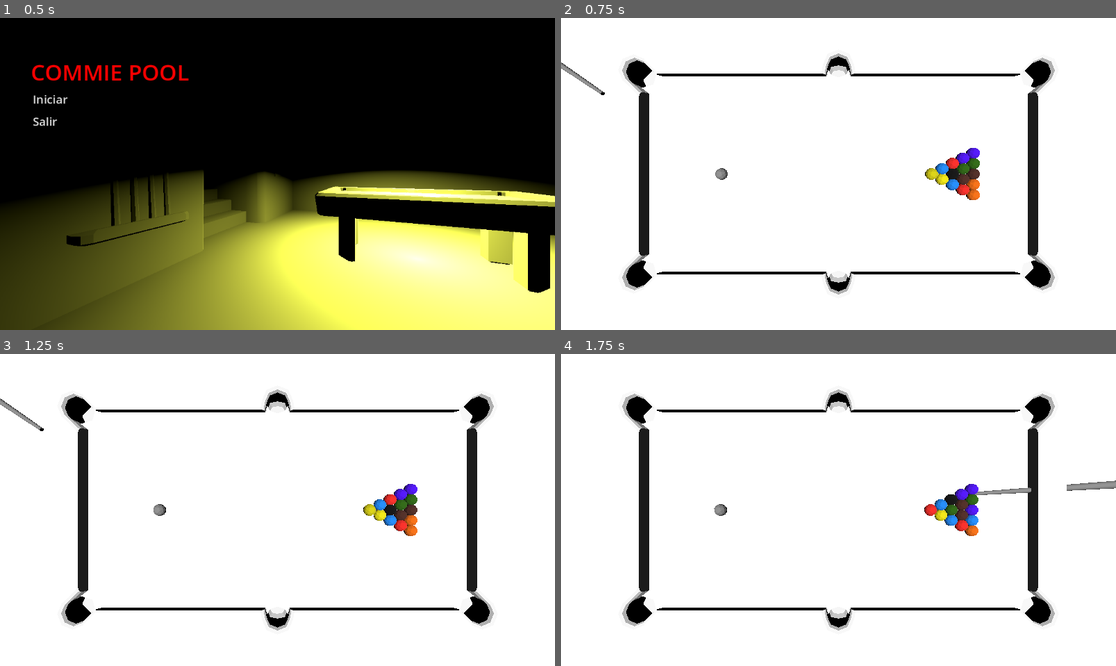
Above: before the commit, frames 1-4 (two rows, left to right).
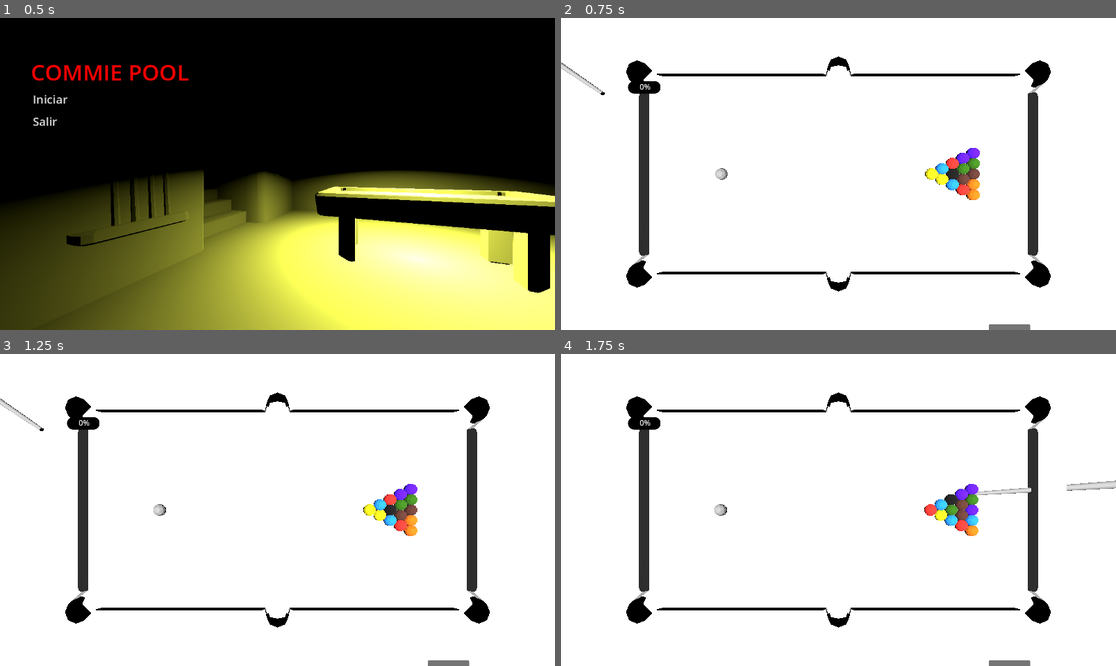
Above: after the commit, the same moments.

Repository: Corcho4433/commiepool-sourcecode
Game: Godot game, scene res://escenes/mainmenu.tscn
The game is run twice, just before and just after one commit, with the same random seed, the same clock (stepped at 60 frames per second) and the same inputs.
Inputs (mouse positions are in pixels of both pictures, inside the frame that each line leads up to):
- Up to frame 1 (0.5 s): no input
- Up to frame 2 (0.75 s): click "Iniciar" at 0.5 s
- Up to frame 3 (1.25 s): no input
- Up to frame 4 (1.75 s): tap Enter at 1.25 s; move the mouse to (960, 494) at 1.27 s; tap C (ChangeBall) at 1.35 s; click (960, 494) at 1.42 s

Frame 1 is identical in both runs. In frame 2, 2.0% of the frame differs, in the area x 0-89%, y 11-100%; in frame 3, 2.0%; in frame 4, 2.2%, in the area x 11-100%, y 11-100%.

Commit message:
script camara

Diff:
--- a/escenes/GameEscene.tscn
+++ b/escenes/GameEscene.tscn
@@ -1,10 +1,12 @@
-[gd_scene load_steps=10 format=3 uid="uid://jmqom6qsejyo"]
+[gd_scene load_steps=12 format=3 uid="uid://jmqom6qsejyo"]
 
 [ext_resource type="Script" path="res://scripts/main.gd" id="1_1s41a"]
 [ext_resource type="PackedScene" uid="uid://tkhkinj6x1va" path="res://escenes/objects/pool_table.tscn" id="3_8ne0i"]
 [ext_resource type="Script" path="res://scripts/ballArray.gd" id="4_7f1v5"]
+[ext_resource type="Script" path="res://scripts/camarajuego.gd" id="4_kc3wv"]
 [ext_resource type="PackedScene" uid="uid://sp1w1csj6psn" path="res://escenes/objects/ball.tscn" id="4_lnexn"]
 [ext_resource type="Script" path="res://scripts/CueComponent.gd" id="5_e2yek"]
+[ext_resource type="Script" path="res://scripts/Button.gd" id="7_w7fbr"]
 
 [sub_resource type="HeightMapShape3D" id="HeightMapShape3D_gydyj"]
 map_width = 16
@@ -74,6 +76,7 @@
 [node name="Camera3D" type="Camera3D" parent="."]
 transform = Transform3D(-4.37114e-08, -1, -4.37114e-08, 0, -4.37114e-08, 1, -1, 4.37114e-08, 1.91069e-15, 0, 0.846551, 0)
 current = true
+script = ExtResource("4_kc3wv")
 
 [node name="DirectionalLight3D" type="DirectionalLight3D" parent="."]
 transform = Transform3D(1, 0, 0, 0, 1.19249e-08, 1, 0, -1, 1.19249e-08, 0, 4.98076, 0)
@@ -85,7 +88,6 @@
 script = ExtResource("5_e2yek")
 
 [node name="RichTextLabel" type="RichTextLabel" parent="CueComponent"]
-visible = false
 offset_left = 139.0
 offset_top = 131.0
 offset_right = 207.0
@@ -100,6 +102,16 @@
 transform = Transform3D(-4.37114e-08, -1, 0, -4.37114e-08, 1.91069e-15, -1, 1, -4.37114e-08, -4.37114e-08, 0, 0, 0)
 mesh = SubResource("CylinderMesh_eik7x")
 
+[node name="tienda" type="Button" parent="."]
+offset_left = 888.0
+offset_top = 636.0
+offset_right = 949.0
+offset_bottom = 667.0
+theme_override_font_sizes/font_size = 24
+text = "Tienda"
+script = ExtResource("7_w7fbr")
+
 [connection signal="body_entered" from="PoolTable/HoleCollision" to="BallArrayComponent" method="_on_area_3d_body_entered"]
 [connection signal="input_event" from="PoolTable/CueBall" to="CueComponent" method="_on_cue_ball_input_event"]
 [connection signal="body_entered" from="PoolTable/HoleCollision2" to="BallArrayComponent" method="_on_hole_collision_2_body_entered"]
+[connection signal="pressed" from="tienda" to="Camera3D" method="_on_button_pressed"]
--- a/escenes/objects/pool_table.tscn
+++ b/escenes/objects/pool_table.tscn
@@ -1,6 +1,7 @@
-[gd_scene load_steps=9 format=3 uid="uid://tkhkinj6x1va"]
+[gd_scene load_steps=10 format=3 uid="uid://tkhkinj6x1va"]
 
 [ext_resource type="PackedScene" uid="uid://da5ypfexu2h6g" path="res://resources/meshes/habitacion_pool.glb" id="1_danym"]
+[ext_resource type="PackedScene" uid="uid://b8q5mqp8nar3h" path="res://escenes/ruleta.tscn" id="1_e51j8"]
 [ext_resource type="Shape3D" uid="uid://bdc3d3u57i7ub" path="res://resources/shapes/pool_table.tres" id="2_423cj"]
 
 [sub_resource type="PhysicsMaterial" id="PhysicsMaterial_xip2e"]
@@ -24,6 +25,9 @@
 
 [node name="PoolTable" type="StaticBody3D"]
 physics_material_override = SubResource("PhysicsMaterial_xip2e")
+
+[node name="Ruleta" parent="." instance=ExtResource("1_e51j8")]
+transform = Transform3D(-0.5, 0, 7.54979e-08, 0, 0.5, 0, -7.54979e-08, 0, -0.5, 2.08632, 2.07384, -5.09941)
 
 [node name="habitacion_pool" parent="." instance=ExtResource("1_danym")]
 transform = Transform3D(1, 0, 0, 0, 1, 0, 0, 0, 1, 0, -2.82596, 0)
--- a/escenes/ruleta.tscn
+++ b/escenes/ruleta.tscn
@@ -9,6 +9,3 @@
 [node name="DirectionalLight3D" type="DirectionalLight3D" parent="."]
 transform = Transform3D(1, 0, 0, 0, -4.37114e-08, 1, 0, -1, -4.37114e-08, -0.000980854, 1.80331, -0.0698206)
 light_energy = 1.445
-
-[node name="Camera3D" type="Camera3D" parent="."]
-transform = Transform3D(-4.37114e-08, -0.25038, 0.968148, 0, 0.968148, 0.25038, -1, 1.09445e-08, -4.23191e-08, 1.2223, 0.32611, 0)
--- /dev/null
+++ b/scripts/Button.gd
@@ -0,0 +1,11 @@
+extends Button
+
+
+# Called when the node enters the scene tree for the first time.
+func _ready():
+	pass # Replace with function body.
+
+
+# Called every frame. 'delta' is the elapsed time since the previous frame.
+func _process(delta):
+	pass
--- /dev/null
+++ b/scripts/camarajuego.gd
@@ -0,0 +1,17 @@
+extends Camera3D
+
+
+# Called when the node enters the scene tree for the first time.
+func _ready():
+	pass # Replace with function body.
+
+
+# Called every frame. 'delta' is the elapsed time since the previous frame.
+func _process(delta):
+	pass
+
+func _on_button_pressed():
+	var tween = create_tween()
+	tween.tween_property(self,"position", Vector3(0,0.30,0) ,1)
+	tween.tween_property(self,"rotation", Vector3(deg_to_rad(90),1.5707963268,0) ,1)
+	tween.tween_property(self,"rotation", Vector3(0,3.1415926536,0) ,1)
